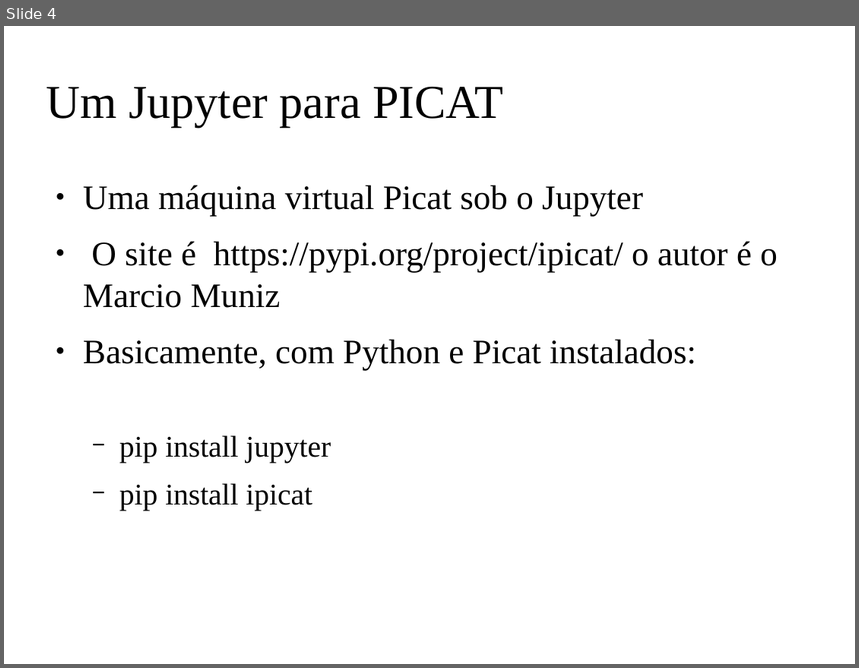
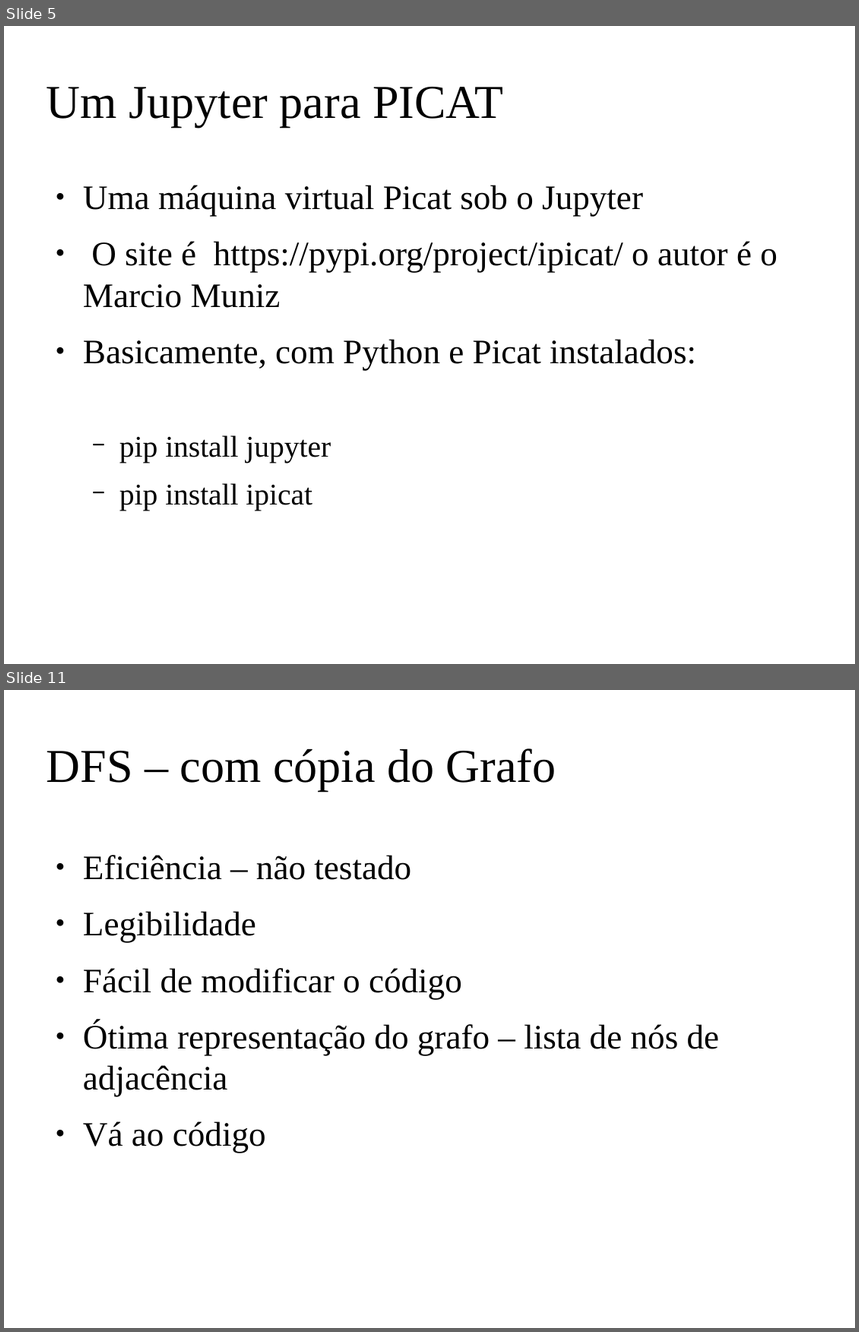
Before and after one commit to claudiosa/CCS, a slide deck: picat/YOUTUBE_dfs_jupyter_picat/slides_picat_jupyter_dfs.odp. Shown one above the other, each under a label of ours: slide 4 before the commit, slides 5 and 11 after it; the slides between them are not shown. The pictures are 859x668 and 859x1332 pixels, drawn with LibreOffice and Linux fonts; fonts in the diff are those of the drawing; background and template pictures are left out. Boxes give left, top, right and bottom in pixels: in the first picture for what was removed or moved away, otherwise in the second. Text is boxed around its words. In the diff, an @@ line names an element or a change of style, - is before the commit and + after.

```diff
--- a/picat/YOUTUBE_dfs_jupyter_picat/slides_picat_jupyter_dfs.odp
+++ b/picat/YOUTUBE_dfs_jupyter_picat/slides_picat_jupyter_dfs.odp
@@ slide 11 added at [4,690,855,1328], background picture (left out) @@
@@ title added at [47,749,557,791], 44 pt, text #000000 @@
+DFS – com cópia do Grafo
@@ text added at [83,855,720,1154], 32 pt, text #000000 @@
+● Eficiência – não testado
+● Legibilidade
+● Fácil de modificar o código
+● Ótima representação do grafo – lista de nós de adjacência
+● Vá ao código
@@ what was slide 4 is now slide 5 @@
```
Also in this commit, not shown: 6 slides changed, 6 other slides added, 13 slides removed, 20 other files.
